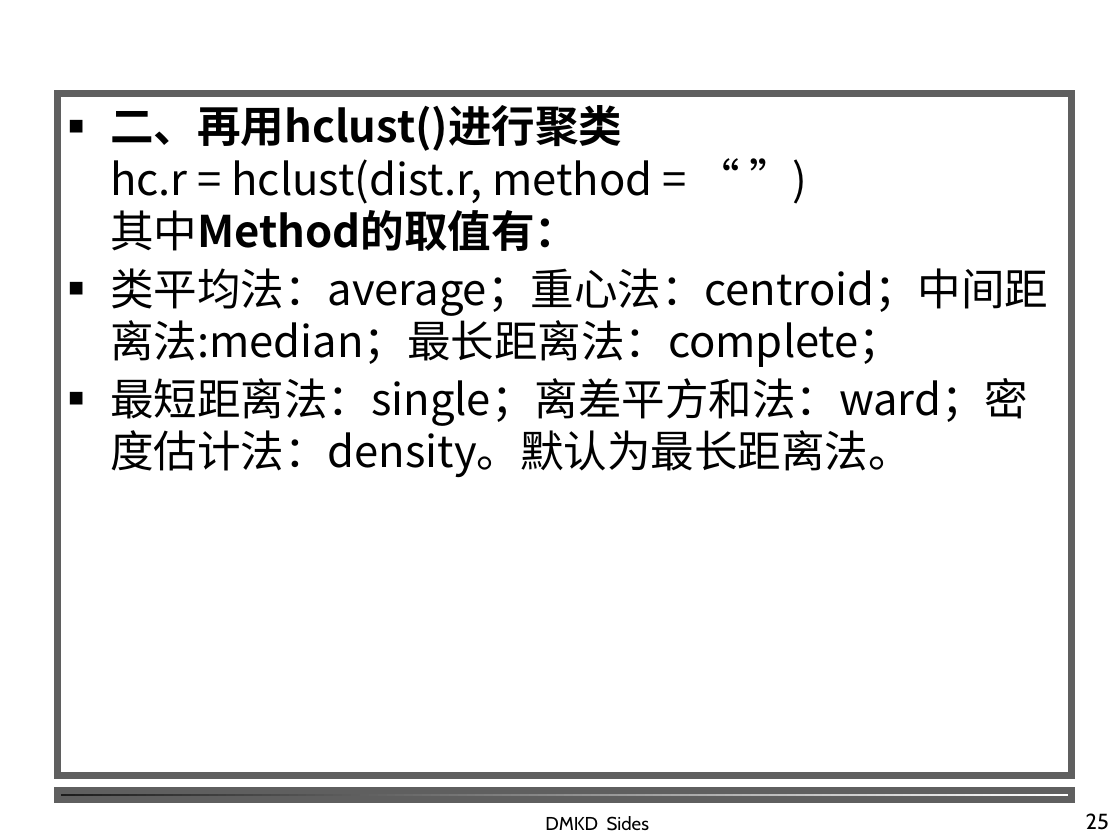
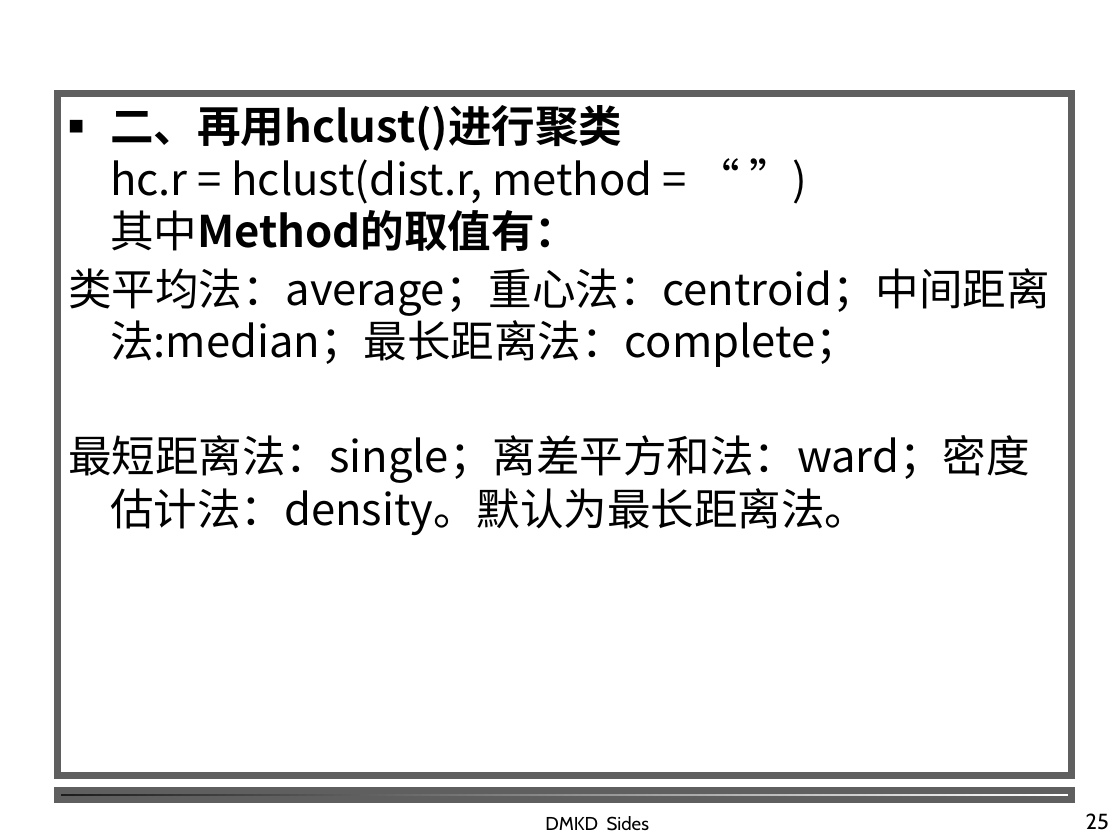
Before and after one commit to shfkuang/shfkuang.github.io, a slide deck: slide 25 of dm/ch5.3.ppt. Drawn at 1120x840 pixels with LibreOffice and Linux fonts; fonts in the diff are those of the drawing; background and template pictures are left out. Boxes give left, top, right and bottom in pixels: in the first picture for what was removed or moved away, otherwise in the second. Text is boxed around its words. In the diff, an @@ line names an element or a change of style, - is before the commit and + after.

```diff
--- a/dm/ch5.3.ppt
+++ b/dm/ch5.3.ppt
@@ text in rectangle at <box>68,268,1050,536</box>: bullet ■ to none @@
```
Also in this commit, not shown: 5 other slides changed, 1 other file.
